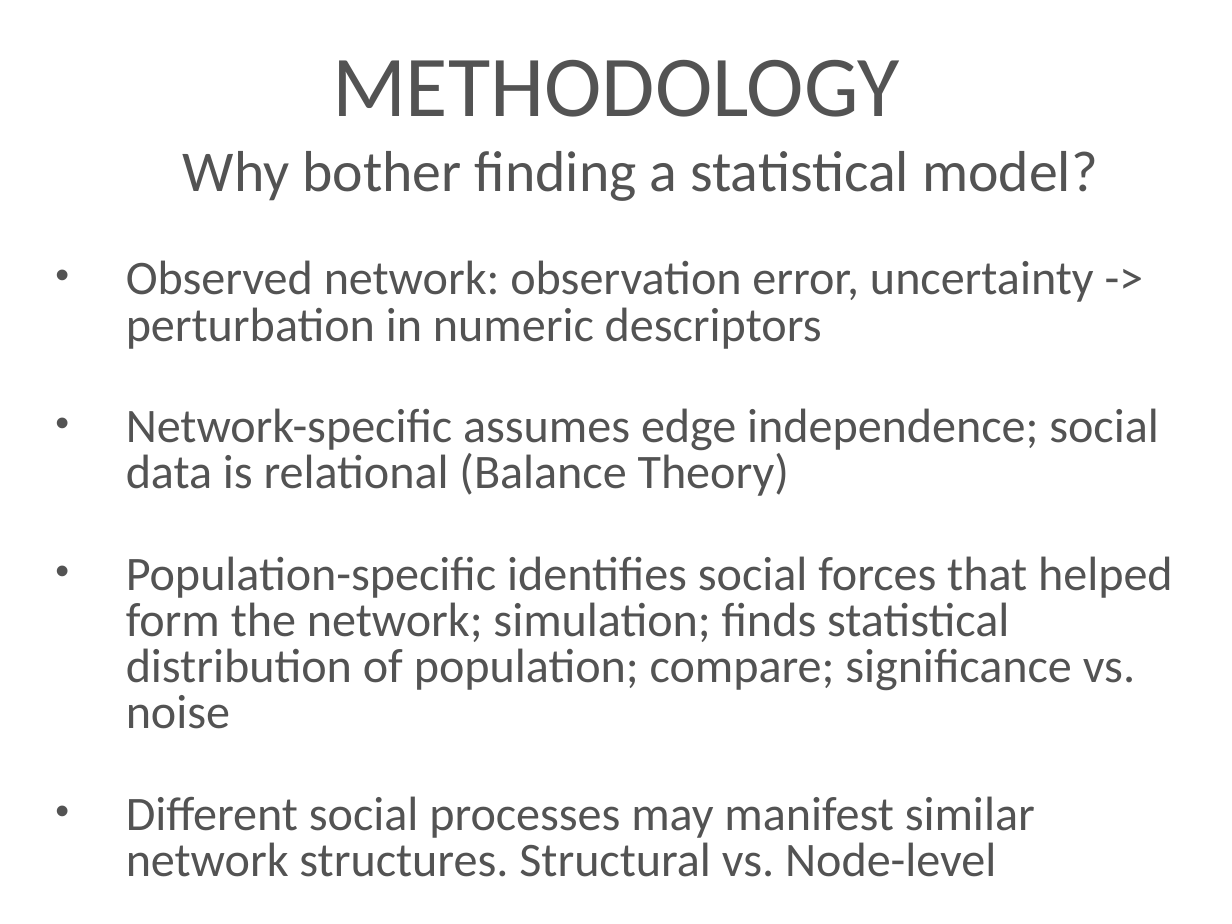
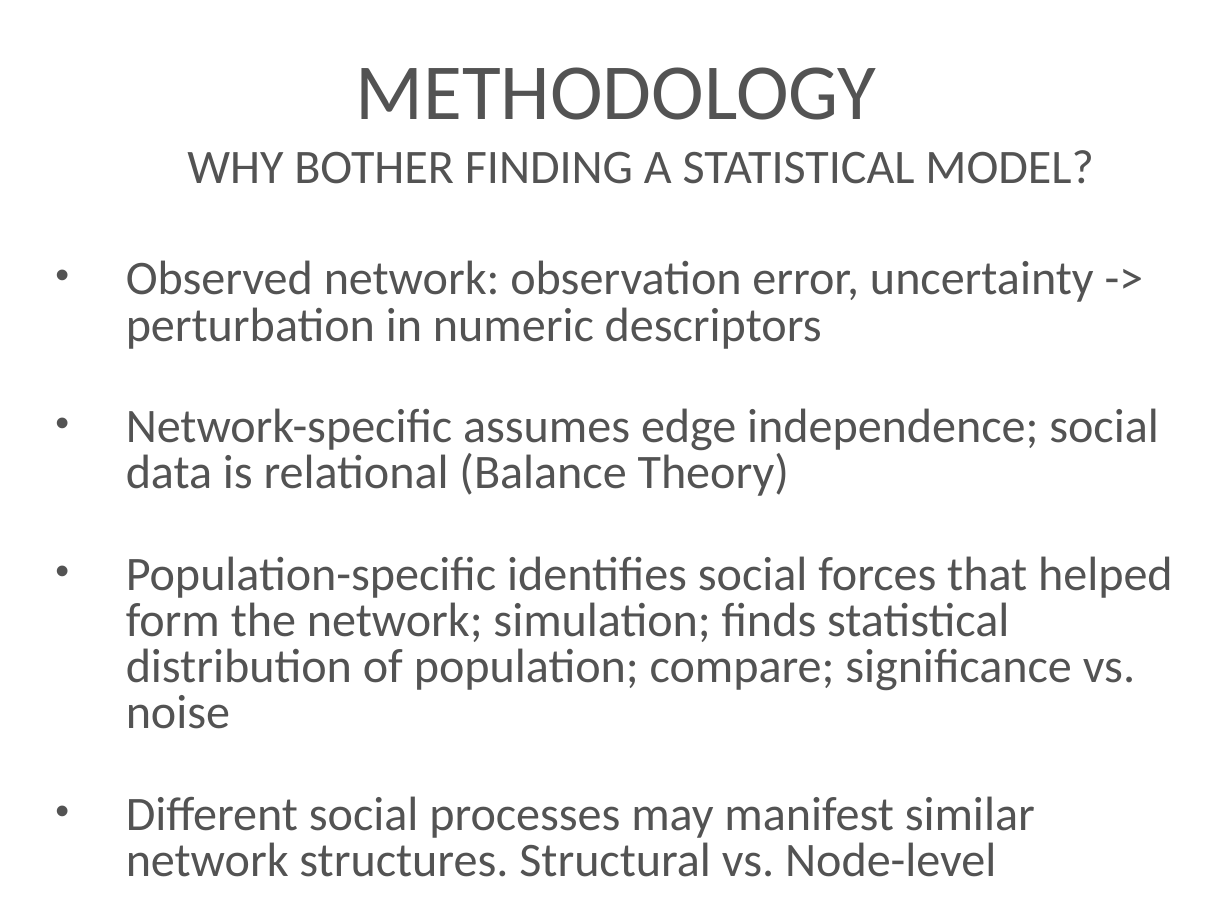
Before and after one commit to azarbakht/prelim_slides, a slide deck: slide 14 of Prelim_Slides_Amir.ppt (slide 22 before the commit). Drawn at 1232x924 pixels with LibreOffice and Linux fonts; fonts in the diff are those of the drawing; background and template pictures are left out. Boxes give left, top, right and bottom in pixels: in the first picture for what was removed or moved away, otherwise in the second. Text is boxed around its words. In the diff, an @@ line names an element or a change of style, - is before the commit and + after.

```diff
--- a/Prelim_Slides_Amir.ppt
+++ b/Prelim_Slides_Amir.ppt
@@ title at (187, 67, 1093, 184): text changed; size 48 to 40 pt @@
-METHODOLOGY
-Why bother finding a statistical model?
+METHODOLOGY
+WHY BOTHER FINDING A STATISTICAL MODEL?
```
Also in this commit, not shown: 8 other slides changed, 1 other file.
